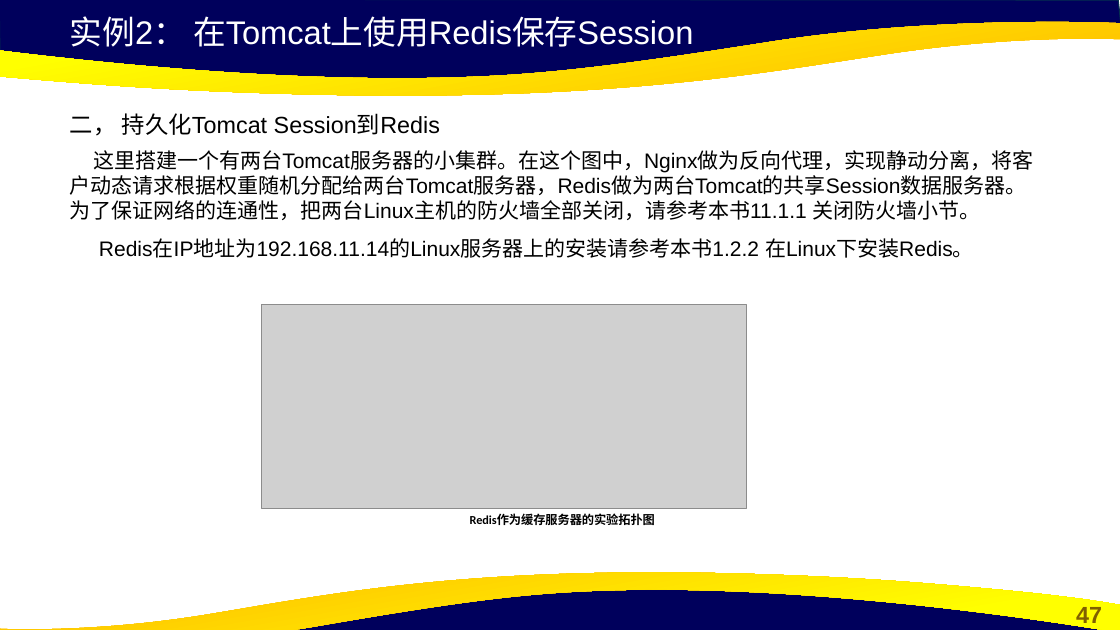
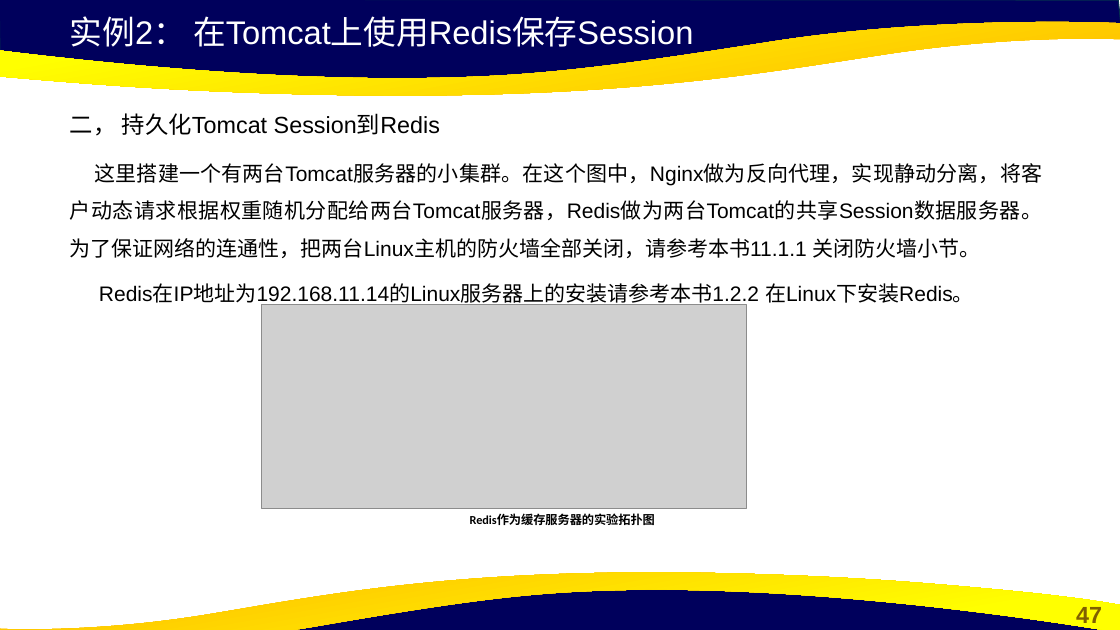
Before and after one commit to cxinping/Redis, a slide deck: slide 47 of ppt/第7章 Redis开发实战.pptx. Drawn at 1120x630 pixels with LibreOffice and Linux fonts; fonts in the diff are those of the drawing; grey boxes stand for pictures; background and template pictures are left out. Boxes give left, top, right and bottom in pixels: in the first picture for what was removed or moved away, otherwise in the second. Text is boxed around its words. In the diff, an @@ line names an element or a change of style, - is before the commit and + after.

```diff
--- a/ppt/第7章 Redis开发实战.pptx
+++ b/ppt/第7章 Redis开发实战.pptx
@@ text at [70,163,1043,305]: text changed @@
-这里搭建一个有两台Tomcat服务器的小集群。在这个图中，Nginx做为反向代理，实现静动分离，将客户动态请求根据权重随机分配给两台Tomcat服务器，Redis做为两台Tomcat的共享Session数据服务器。为了保证网络的连通性，把两台Linux主机的防火墙全部关闭，请参考本书11.1.1 关闭防火墙小节。 Redis在IP地址为192.168.11.14的Linux服务器上的安装请参考本书1.2.2 在Linux下安装Redis。
+这里搭建一个有两台Tomcat服务器的小集群。在这个图中，Nginx做为反向代理，实现静动分离，将客户动态请求根据权重随机分配给两台Tomcat服务器，Redis做为两台Tomcat的共享Session数据服务器。为了保证网络的连通性，把两台Linux主机的防火墙全部关闭，请参考本书11.1.1 关闭防火墙小节。
+Redis在IP地址为192.168.11.14的Linux服务器上的安装请参考本书1.2.2 在Linux下安装Redis。
```
Also in this commit, not shown: 20 other slides changed, 1 other file.
